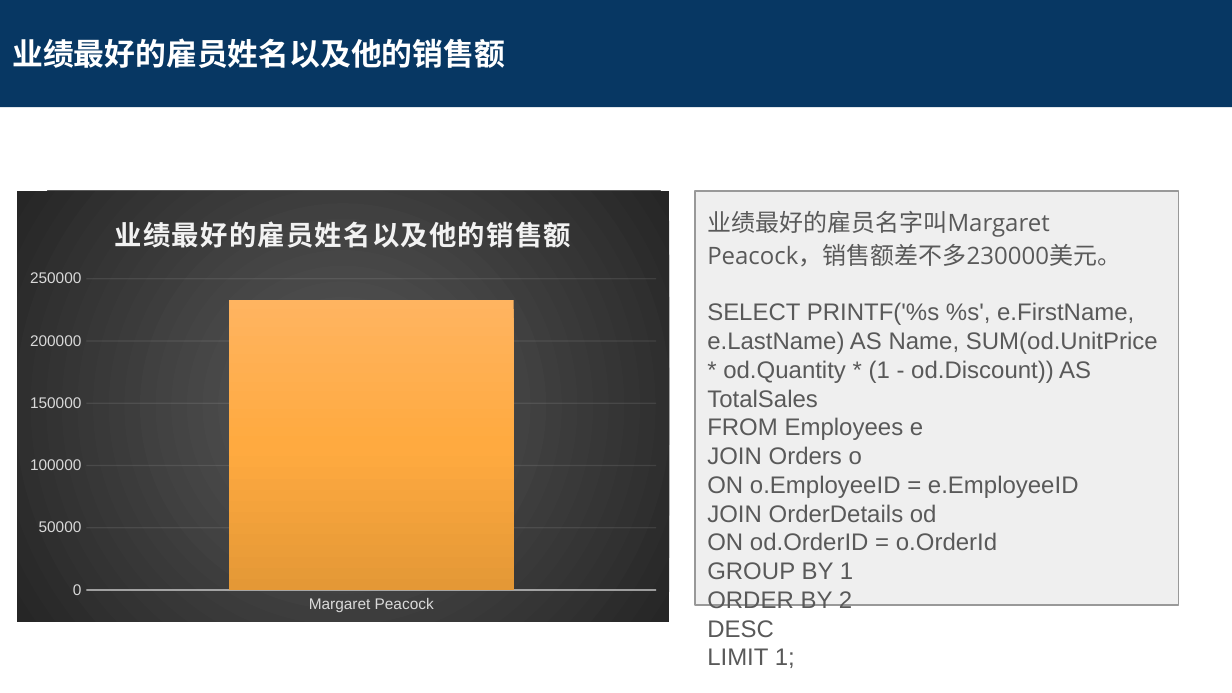
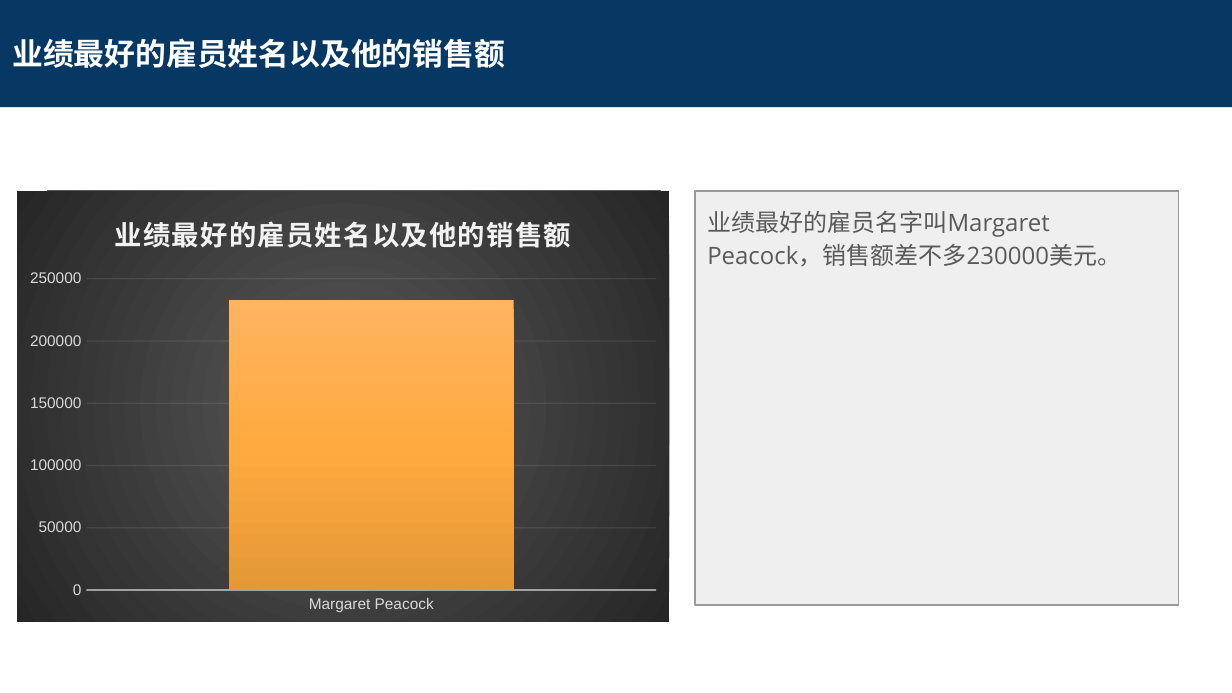
Before and after one commit to leesper/become-business-analyst, a slide deck: slide 13 of P4_CreateReportDB/SQL Project Submission.pptx. Drawn at 1232x693 pixels with LibreOffice and Linux fonts; fonts in the diff are those of the drawing. Boxes give left, top, right and bottom in pixels: in the first picture for what was removed or moved away, otherwise in the second. Text is boxed around its words. In the diff, an @@ line names an element or a change of style, - is before the commit and + after.

```diff
--- a/P4_CreateReportDB/SQL Project Submission.pptx
+++ b/P4_CreateReportDB/SQL Project Submission.pptx
@@ text at box(707, 302, 1158, 608): paragraphs removed @@
-SELECT PRINTF('%s %s', e.FirstName, e.LastName) AS Name, SUM(od.UnitPrice * od.Quantity * (1 - od.Discount)) AS TotalSales
-FROM Employees e
-JOIN Orders o
-ON o.EmployeeID = e.EmployeeID
-JOIN OrderDetails od
-ON od.OrderID = o.OrderId
-GROUP BY 1
-ORDER BY 2
-DESC
-LIMIT 1;
```
Also in this commit, not shown: 15 other slides changed, 1 other file.
